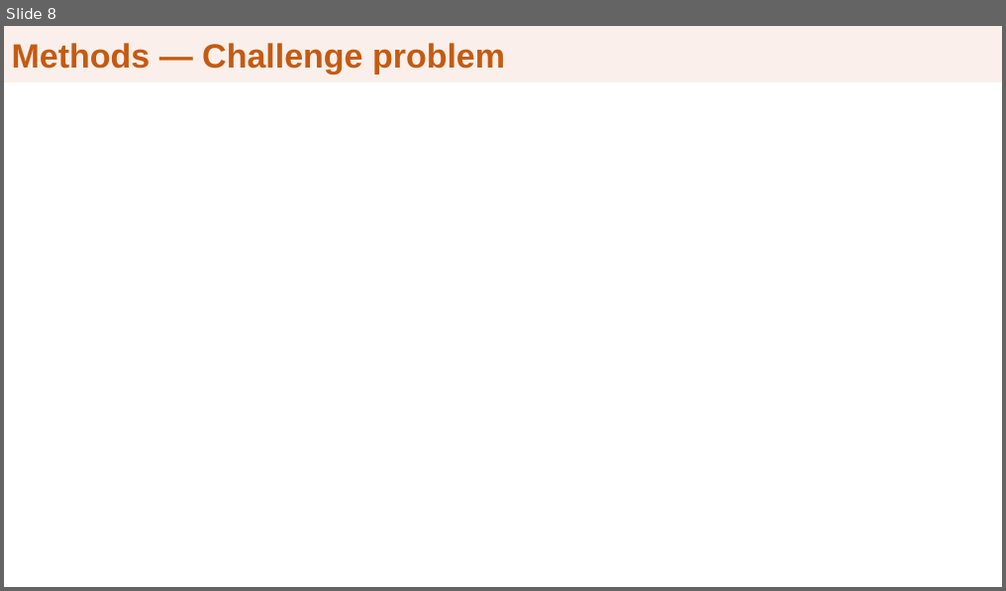
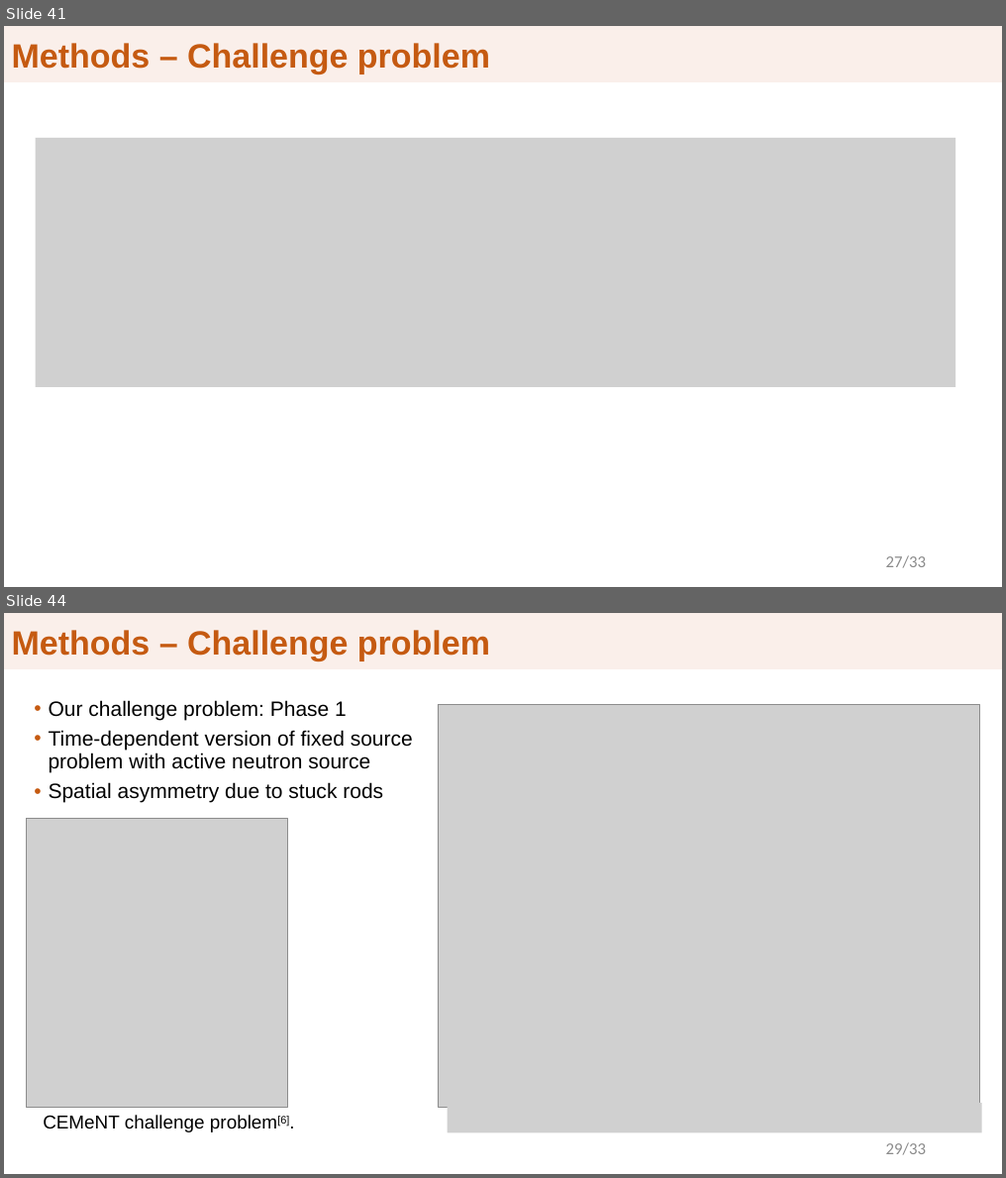
Before and after one commit to clemekay/preliminary-exam, a slide deck: Prelim_presentation.pptx. Shown one above the other, each under a label of ours: slide 8 before the commit, slides 41 and 44 after it; the slides between them are not shown. The pictures are 1006x591 and 1006x1178 pixels, drawn with LibreOffice and Linux fonts; fonts in the diff are those of the drawing; grey boxes stand for pictures; background and template pictures are left out. Boxes give left, top, right and bottom in pixels: in the first picture for what was removed or moved away, otherwise in the second. Text is boxed around its words. In the diff, an @@ line names an element or a change of style, - is before the commit and + after.

```diff
--- a/Prelim_presentation.pptx
+++ b/Prelim_presentation.pptx
@@ slide 44 added at (4,613,1002,1174), background #FFFFFF; not listed: 1 template element that a slide beside it also shows @@
@@ title added at (4,613,982,668), fill #FAEFEA, outline #FAEFEA 0.75 pt, 32.4 pt, text #C55A11, bold @@
+Methods – Challenge problem
@@ text added at (49,700,413,803), 20 pt, text #000000 @@
+• Our challenge problem: Phase 1
+• Time-dependent version of fixed source problem with active neutron source
+• Spatial asymmetry due to stuck rods
@@ picture added at (438,704,979,1107) @@
@@ picture added at (27,819,288,1108) @@
@@ text added at (43,1115,289,1133), 18 pt, text #000000 @@
+CEMeNT challenge problem[6].
@@ picture added at (448,1103,982,1134) @@
@@ text added at (886,1143,926,1156), 16 pt, text #8C8C8C @@
+29/33
@@ what was slide 8 is now slide 41 @@
@@ slide 41 changed as well @@
@@ title "Methods – Challenge problem": place and size @@
-title "Methods – Challenge problem" at (4,26,870,81)
+title "Methods – Challenge problem" at (4,26,1002,81)
@@ title at (12,43,490,75): text changed @@
-Methods — Challenge problem
+Methods – Challenge problem
@@ picture added at (36,138,956,386) @@
@@ text added at (886,556,926,569), 16 pt, text #8C8C8C @@
+27/33
```
Also in this commit, not shown: 7 other slides changed, 41 other slides added, 6 slides removed, 1 other file.
